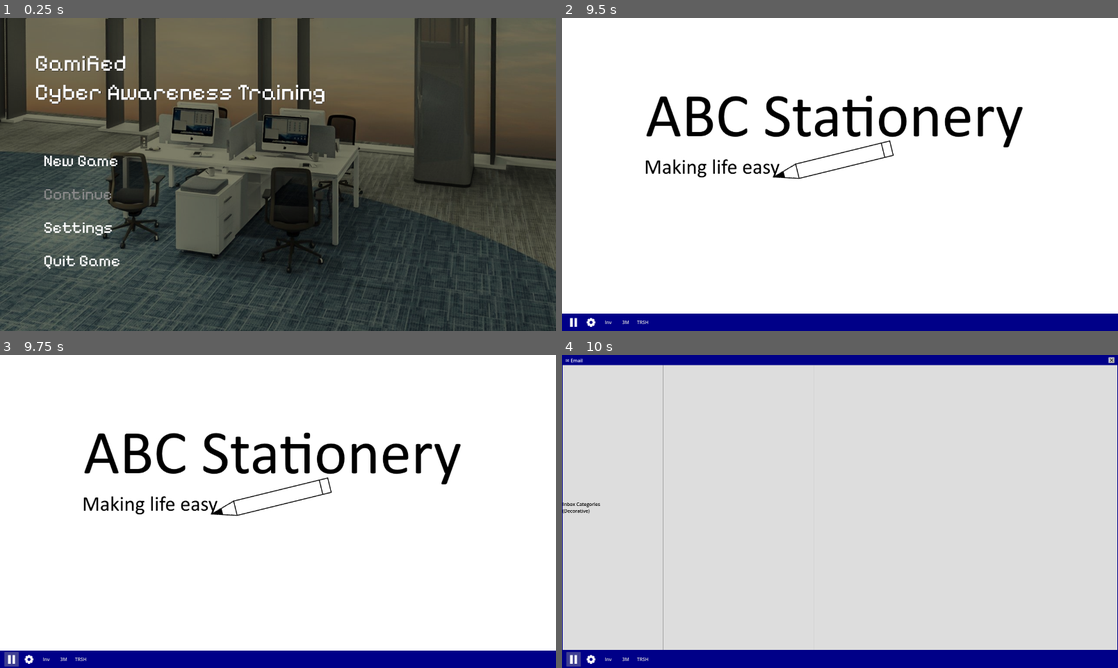
Above: before the commit, frames 1-4 (two rows, left to right).
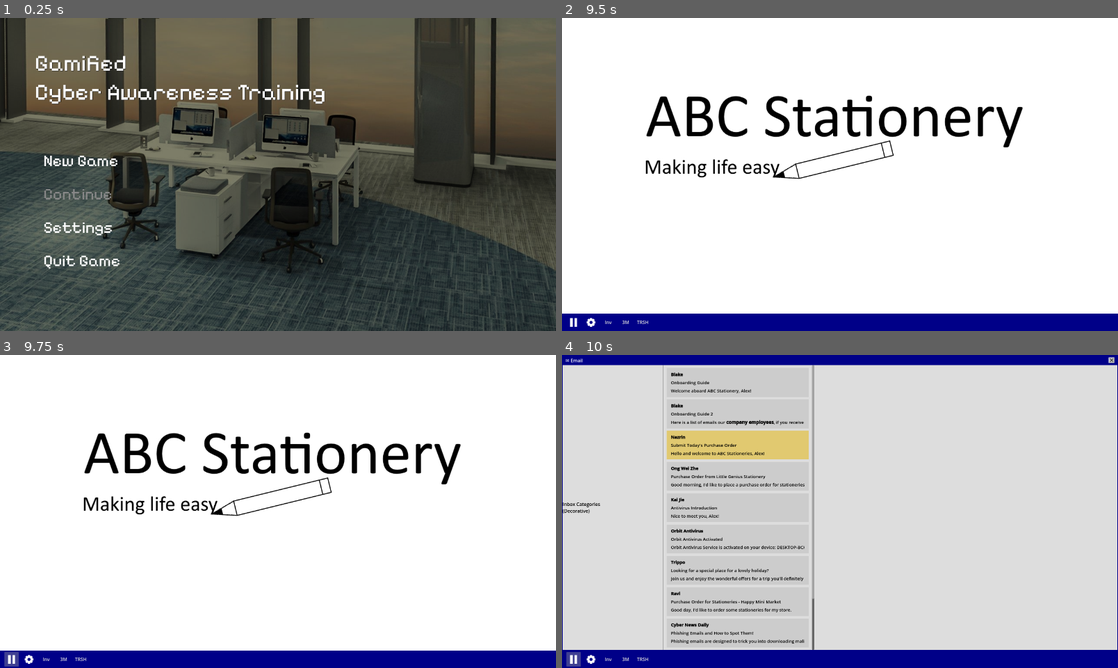
Above: after the commit, the same moments.

Repository: Wong-Kai-Lun/gamified-cybersecurity-awareness-training
Game: Godot game, scene res://game/main_menu/main_menu.tscn
Same seed, same stepped clock (60 frames per second), same inputs: the game is played once before the commit and once after it.
Inputs (mouse positions are in pixels of both pictures, inside the frame that each line leads up to):
- Up to frame 1 (0.25 s): no input
- Up to frame 2 (9.5 s): click "New Game" at 0.5 s; click (834, 146) at 1.27 s; type "Alex" at 1.35 s; click (806, 168) at 1.5 s; type "12" at 1.58 s; click "New Game" at 2 s; click "Play" at 2.75 s; click (573, 321) at 3.5 s; click "Inv" at 4.25 s; click "3M" at 5 s; click "TRSH" at 5.75 s; click (573, 321) at 6.5 s; click "Inv" at 7.25 s; click "3M" at 8 s; click "TRSH" at 8.75 s
- Up to frame 3 (9.75 s): click (11, 658) at 9.5 s
- Up to frame 4 (10 s): no input

Frames 1-3 are identical in both runs. In frame 4, 5.2% of the frame differs, in the area x 18-46%, y 3-95%.

Commit message:
Progress: Draw Loaded Emails Correctly

Diff:
--- a/godot/game/autoload/email_service.gd
+++ b/godot/game/autoload/email_service.gd
@@ -67,4 +67,3 @@
 	var latest_email_array := email_pack.emails
 	for email_data in latest_email_array:
 		_player_emails.append(email_data)
-	emails_updated.emit(_player_emails.duplicate(true))
--- a/godot/game/main_game/desktop.gd
+++ b/godot/game/main_game/desktop.gd
@@ -76,6 +76,7 @@
 	canvas_layer.add_child(input_blocker)
 	canvas_layer.add_child(settings)
 	settings.settings_window_closed.connect(_on_settings_closed)
+
 	input_blocker.hide()
 	settings.close()
 
--- a/godot/game/main_game/programs/email_client/email_client.gd
+++ b/godot/game/main_game/programs/email_client/email_client.gd
@@ -15,6 +15,7 @@
 func _ready() -> void:
 	super._ready()
 	EmailServiceInstance.emails_updated.connect(_draw_emails)
+	_draw_emails(EmailServiceInstance.get_all_emails())
 
 	email_body_obj.email_reported.connect(_block_reported_email)
 	email_body_container.add_child(email_body_obj)
--- a/godot/game/main_game/programs/settings/settings.gd
+++ b/godot/game/main_game/programs/settings/settings.gd
@@ -14,6 +14,5 @@
 
 func _on_button_pressed() -> void:
 	EventServiceInstance.stop()
-	# add save game function here
+	SaveloadServiceInstance.save_game()
 	get_tree().change_scene_to_file("res://game/main_menu/main_menu.tscn")
-	SaveloadServiceInstance.save_game()
